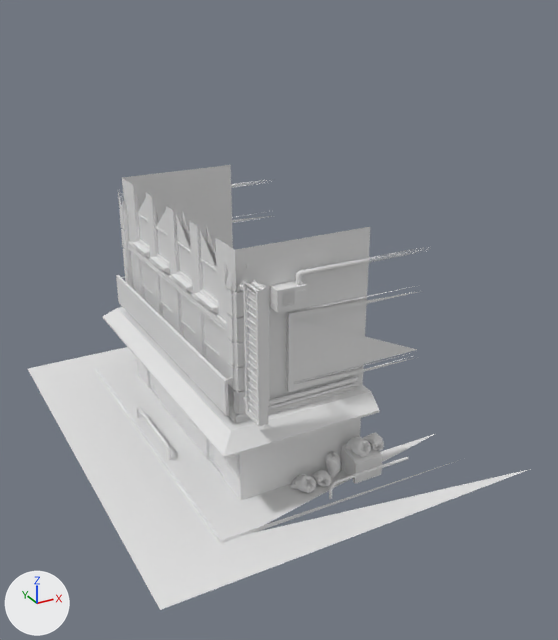
One commit to the FBX model assets/env/build.fbx: the scene before it, then after it.
Rendered twice from a 50 mm lens placed at (-2.3, -27.8, 17.2), pointed at (11.2, -3.4, 5.0). Lighting does not change. The marker at lower left points along +X, +Y and +Z. Vertices at the same position are counted once.
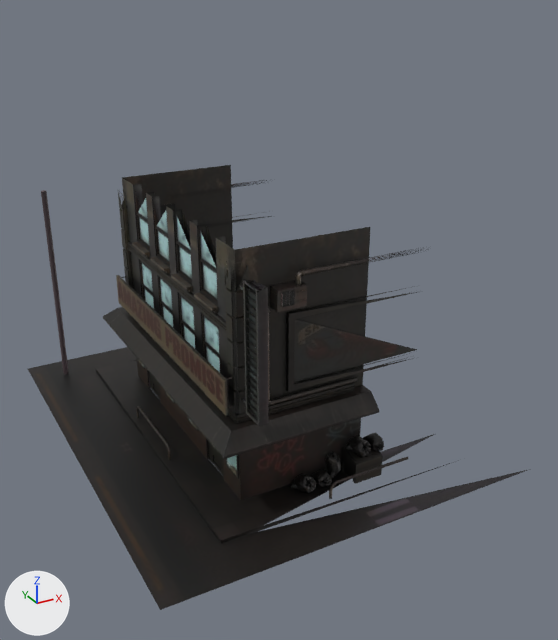
The change in detail:
Picture 'build_albedo.jpg' (img_build_albedo_jpg) is new.
Material '材质' (mat_材质) is new.
Its texture is img_build_albedo_jpg.
me_网格_010 is used by ob_object008; location (10.2, -1.61, 0.0).
me_网格_010 had 22466 vertices, 42084 faces and spanned x -7.0..8.2, y -9.0..9.0, z -0.1..16.2.
me_网格_010 now has 22498 vertices, 42102 faces and spans x -7.0..8.2, y -9.0..9.0, z -0.1..16.2.
me_网格_010 part 1: a new loose piece, a 16-sided cylinder along z spanning x -5.65..-5.41, y 7.32..7.56, z 0.07..8.92, in mat_材质 (picture img_build_albedo_jpg).
me_网格_010 part 2: 42084 faces spanning x -7.0..8.2, y -9.0..9.0, z -0.1..9.6 switch from no material to mat_材质 (picture img_build_albedo_jpg).

Changed parts and their boxes [x1, y1, x2, y2] in the pictures (558 x 640 px):
part 1 of me_网格_010, added (black): after [41, 190, 69, 375]
part 2 of me_网格_010, recoloured (white to black): [28, 165, 530, 610] in both
